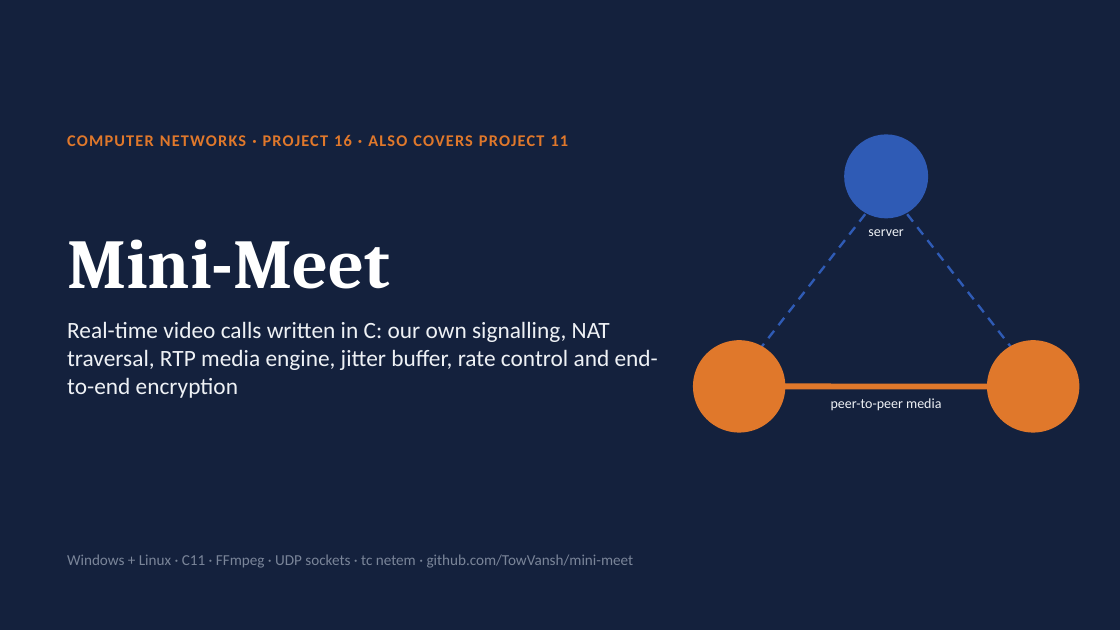
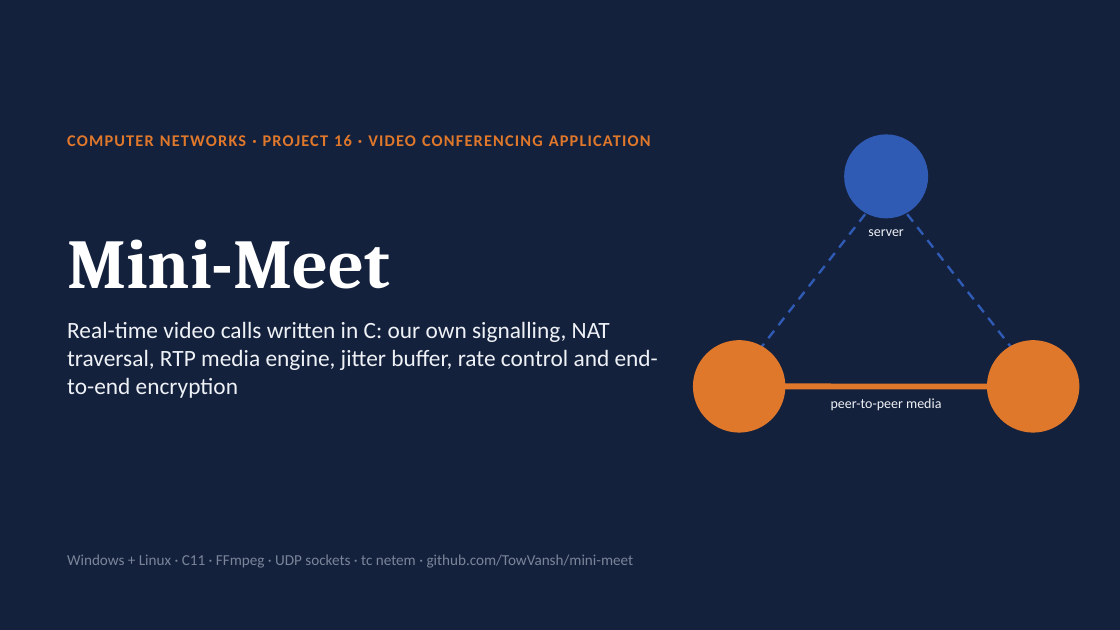
Before and after one commit to TowVansh/mini-meet, a slide deck: slide 1 of Mini-Meet-Slides.pptx. Drawn at 1120x630 pixels with LibreOffice and Linux fonts; fonts in the diff are those of the drawing. Boxes give left, top, right and bottom in pixels: in the first picture for what was removed or moved away, otherwise in the second. Text is boxed around its words. In the diff, an @@ line names an element or a change of style, - is before the commit and + after.

Commit message:
Focus report, slides and docs on Project 16 only

```diff
--- a/Mini-Meet-Slides.pptx
+++ b/Mini-Meet-Slides.pptx
@@ text at bbox=[67, 135, 651, 146]: text changed @@
-COMPUTER NETWORKS · PROJECT 16 · ALSO COVERS PROJECT 11
+COMPUTER NETWORKS · PROJECT 16 · VIDEO CONFERENCING APPLICATION
```
Also in this commit, not shown: 1 other slide changed, 6 other files.
